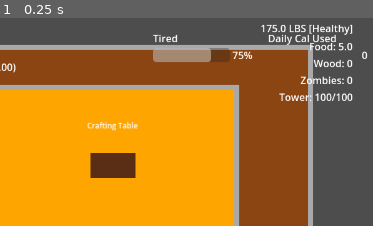
Above: before the commit, frame 1.
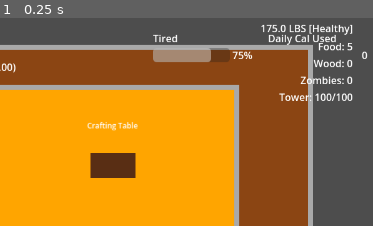
Above: after the commit, the same moment.

Repository: nexus382/firetower-game
Game: Godot game, scene res://scenes/Main.tscn
Two runs of this game, one before a commit and one after it. Both use one fixed random seed, a clock stepped at 60 frames per second and the inputs below.
Inputs:
- Up to frame 1 (0.25 s): no input
The pictures show only the part of the screen within x 50-100%, y 0-50%; the shares and areas given below are measured in that part.

The runs differ from the first frame. In frame 1, 0.2% of the frame differs, in the area x 83-95%, y 12-16%.
Error before the commit: Parse Error: Could not preload resource script "res://scripts/systems/WeatherSystem.gd". (res://scripts/GameManager.gd:10)

Commit message:
Fix WeatherSystem ternaries and radio dependency typing

Diff:
--- a/scripts/objects/Radio.gd
+++ b/scripts/objects/Radio.gd
@@ -11,7 +11,7 @@
 
 # Tracks when the player can trigger the interaction prompt.
 var _player_in_range: bool = false
-var _game_manager: GameManager
+var _game_manager: GameManager = null
 var _radio_panel: Control
 var _prompt_template: String = ""
 
@@ -34,7 +34,10 @@
     var root = get_tree().get_root()
     if root == null:
         return
-    _game_manager = root.get_node_or_null("Main/GameManager")
+
+    var manager_node = root.get_node_or_null("Main/GameManager")
+    _game_manager = manager_node as GameManager if manager_node is GameManager else null
+
     var panel_node = root.get_node_or_null("Main/UI/RadioPanel")
     _radio_panel = panel_node if panel_node is Control else null
 
--- a/scripts/systems/WeatherSystem.gd
+++ b/scripts/systems/WeatherSystem.gd
@@ -96,12 +96,16 @@
     """Predict precipitation changes for the requested window without mutating live state."""
     hours_ahead = max(hours_ahead, 0)
     var minutes_horizon = hours_ahead * MINUTES_PER_HOUR
+    var minutes_until_next_tick = MINUTES_PER_HOUR - _minute_accumulator
+    if _minute_accumulator == 0:
+        minutes_until_next_tick = MINUTES_PER_HOUR
+
     var forecast := {
         "hours_requested": hours_ahead,
         "minutes_horizon": minutes_horizon,
         "current_state": _current_state,
         "current_hours_remaining": max(_hour_timer, 0),
-        "minutes_until_next_tick": (_minute_accumulator == 0) ? MINUTES_PER_HOUR : MINUTES_PER_HOUR - _minute_accumulator,
+        "minutes_until_next_tick": minutes_until_next_tick,
         "events": []
     }
 
--- a/scripts/ui/TaskMenu.gd
+++ b/scripts/ui/TaskMenu.gd
@@ -912,7 +912,7 @@
                 continue
             var type = String(event.get("type", ""))
             var minutes = int(event.get("minutes_ahead", 0))
-            var time_text = minutes == 0 ? "Now" : _format_duration(minutes)
+            var time_text = "Now" if minutes == 0 else _format_duration(minutes)
             match type:
                 "start":
                     var state = String(event.get("state", WeatherSystem.WEATHER_SPRINKLING))
@@ -951,7 +951,7 @@
                 continue
             var spawns = int(event.get("spawns", 0))
             var minutes = int(event.get("minutes_ahead", forecast.get("minutes_horizon", 0)))
-            var time_text = minutes == 0 ? "Now" : _format_duration(minutes)
+            var time_text = "Now" if minutes == 0 else _format_duration(minutes)
             var clock_time = String(event.get("clock_time", ""))
             if clock_time != "":
                 time_text = clock_time
